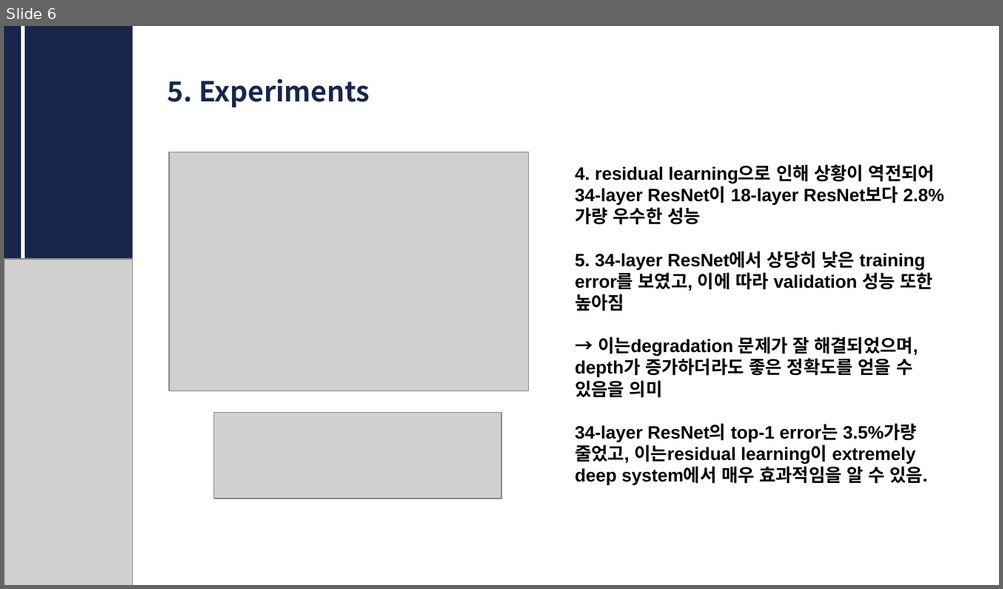
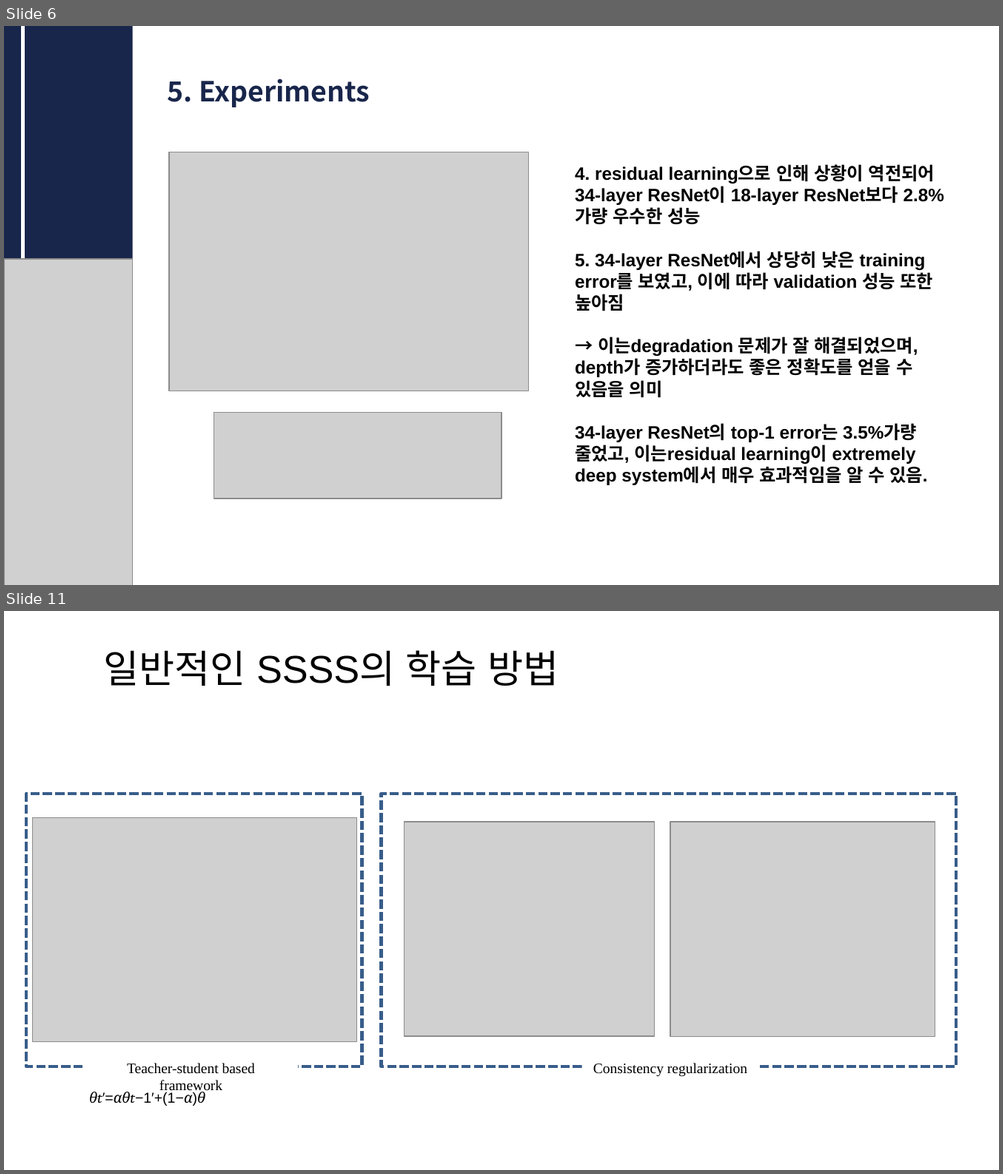
Before and after one commit to CUAI-CAU/2024-2_Study_CVReading_Team2, a slide deck: cv resnet.pptx. Shown one above the other, each under a label of ours: slide 6 before the commit, slides 6 and 11 after it; the slides between them are not shown. The pictures are 1003x589 and 1003x1174 pixels, drawn with LibreOffice and Linux fonts; fonts in the diff are those of the drawing; grey boxes stand for pictures. Boxes give left, top, right and bottom in pixels: in the first picture for what was removed or moved away, otherwise in the second. Text is boxed around its words. In the diff, an @@ line names an element or a change of style, - is before the commit and + after.

```diff
--- a/cv resnet.pptx
+++ b/cv resnet.pptx
@@ slide 11 added at box(4, 611, 999, 1170), background #FFFFFF @@
@@ title added at box(103, 650, 559, 686), 28 pt, text #000000 @@
+일반적인 SSSS의 학습 방법
@@ rectangle added at box(26, 794, 362, 1068), outline #385D8A 2.25 pt dashed @@
@@ rectangle added at box(381, 794, 956, 1068), outline #385D8A 2.25 pt dashed @@
@@ picture added at box(33, 818, 357, 1042) @@
@@ picture added at box(404, 822, 654, 1037) @@
@@ picture added at box(670, 822, 935, 1037) @@
@@ text added at box(127, 1063, 255, 1094), 10.5 pt, text #000000 @@
+Teacher-student based framework
@@ text added at box(593, 1063, 747, 1077), 10.5 pt, text #000000 @@
+Consistency regularization
@@ text added at box(89, 1090, 205, 1106), 10.5 pt, text #000000 @@
+θt′=αθt−1′+(1−α)θ
```
Also in this commit, not shown: 12 other slides added.
